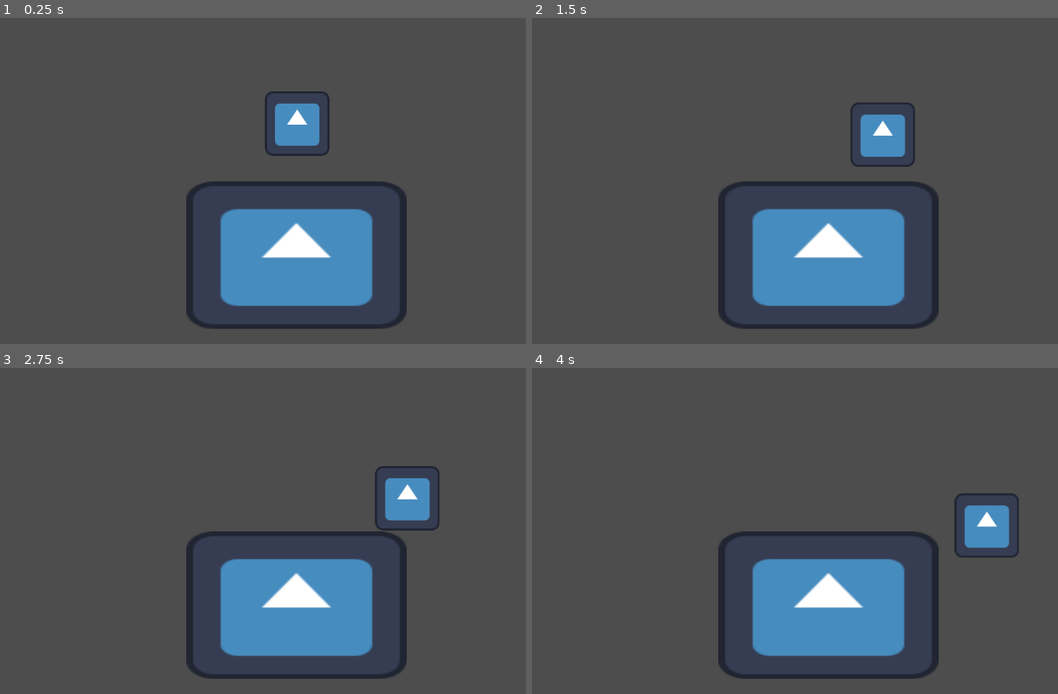
Above: before the commit, frames 1-4 (two rows, left to right).
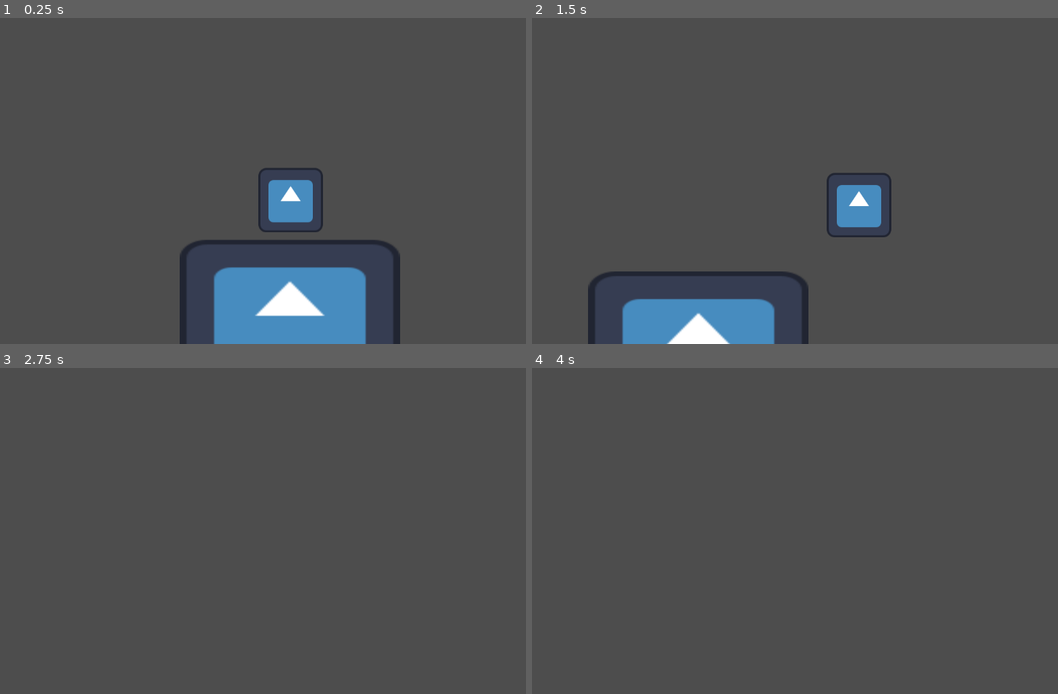
Above: after the commit, the same moments.

Repository: Eldragon126/Shapes
Game: Godot game, scene res://nodes/map.tscn
Two runs of this game, one before a commit and one after it. Both use one fixed random seed, a clock stepped at 60 frames per second and the inputs below. The engine's default icon, where the game draws it, is replaced by a stand-in: a white triangle on a blue panel in a dark square.
Inputs:
- Up to frame 1 (0.25 s): no input
- Up to frame 2 (1.5 s): hold Right (ui_right) from 0.53 s (still down); tap Space (jump) at 0.77 s
- Up to frame 3 (2.75 s): tap Space (jump) at 1.52 s; release Right (ui_right) at 2.03 s; hold Left (ui_left) from 2.03 s (still down)
- Up to frame 4 (4 s): release Left (ui_left) at 2.78 s; hold Right (ui_right) from 2.78 s (still down); tap Space (jump) at 3.02, 3.77 s

The runs differ from the first frame. In frame 1, 14% of the frame differs, in the area x 34-78%, y 22-100%; in frame 2, 17%, in the area x 10-78%, y 25-100%; in frame 3, 13%; in frame 4, 12%.

Commit message:
tilemap + movement

Diff:
--- a/nodes/map.tscn
+++ b/nodes/map.tscn
@@ -5,7 +5,7 @@
 [ext_resource type="PackedScene" uid="uid://cj1ki34wavwkd" path="res://nodes/player_cube.tscn" id="2_sknwi"]
 
 [sub_resource type="RectangleShape2D" id="RectangleShape2D_o7unc"]
-size = Vector2(127.70711, 129.3106)
+size = Vector2(126.53549, 125.81572)
 
 [node name="Map" type="Node2D"]
 script = ExtResource("1_5ibb1")
@@ -21,6 +21,6 @@
 texture = ExtResource("1_gk0av")
 
 [node name="Sprite2D2" type="CollisionShape2D" parent="StaticBody2D"]
-position = Vector2(589, 469)
+position = Vector2(588, 471.00003)
 scale = Vector2(3.414062, 2.2890623)
 shape = SubResource("RectangleShape2D_o7unc")
--- /dev/null
+++ b/nodes/map_creator.tscn
@@ -0,0 +1,4 @@
+[gd_scene format=3 uid="uid://vxg7ttsey3xb"]
+
+[node name="map_creator" type="TileMap"]
+format = 2
--- a/nodes/player_cube.tscn
+++ b/nodes/player_cube.tscn
@@ -14,3 +14,6 @@
 
 [node name="CollisionShape2D" type="CollisionShape2D" parent="."]
 shape = SubResource("RectangleShape2D_je2q3")
+
+[node name="player_cam" type="Camera2D" parent="."]
+position_smoothing_enabled = true
--- a/scripts/player_cube.gd
+++ b/scripts/player_cube.gd
@@ -1,7 +1,7 @@
 extends CharacterBody2D
-var speed = 150
-var acceleration = 5
-var slow_acceleration = 20
+var speed = 400
+var acceleration = 20
+var slow_acceleration = 80
 var jump_speed = -speed*2
 var gravity = speed * 5
 var max_grav_speed = 100
@@ -21,6 +21,7 @@
 	update_movement(delta)
 
 
+
 func update_movement(delta: float) -> void:
 	velocity.y += gravity*delta
 
